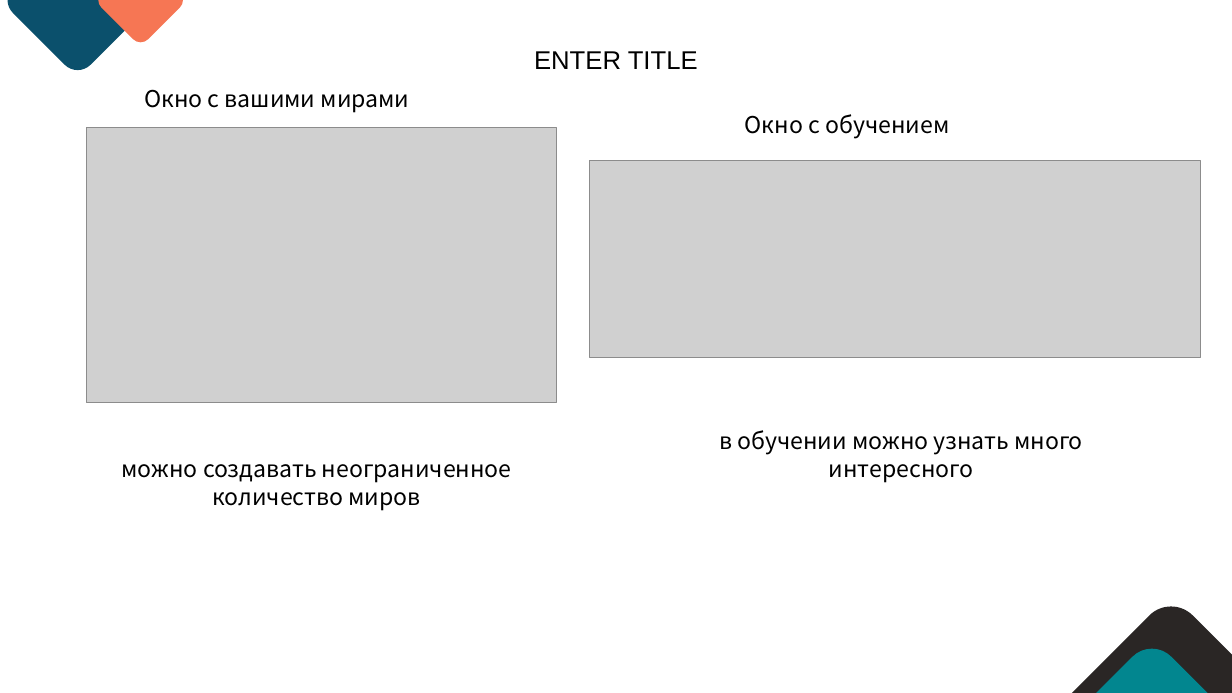
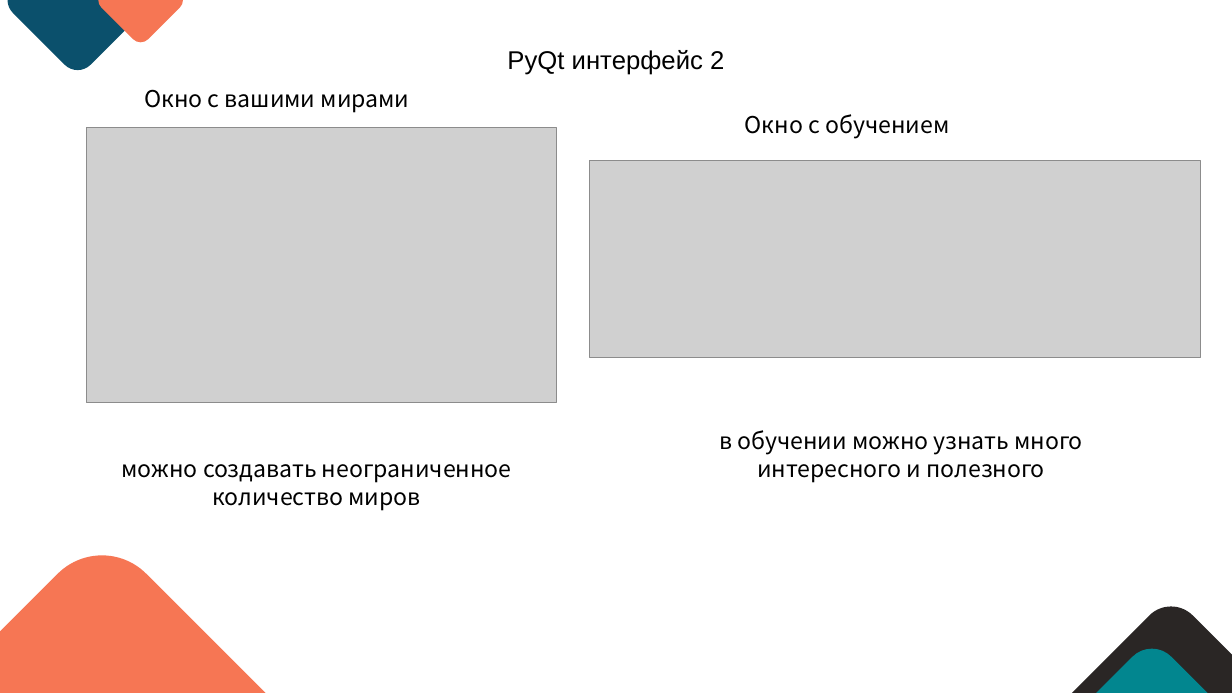
Before and after one commit to Listoker/starve_survival, a slide deck: slide 5 of проект starvesurvival.pptx (slide 4 before the commit). Drawn at 1232x693 pixels with LibreOffice and Linux fonts; fonts in the diff are those of the drawing; grey boxes stand for pictures. Boxes give left, top, right and bottom in pixels: in the first picture for what was removed or moved away, otherwise in the second. Text is boxed around its words. In the diff, an @@ line names an element or a change of style, - is before the commit and + after.

```diff
--- a/проект starvesurvival.pptx
+++ b/проект starvesurvival.pptx
@@ text at box(507, 50, 724, 75): text changed @@
-ENTER TITLE
+PyQt интерфейс 2
@@ text at box(719, 430, 1082, 483): text changed @@
-в обучении можно узнать много интересного
+в обучении можно узнать много интересного и полезного
@@ rounded rectangle added at box(0, 530, 367, 693), fill #F67654 @@
```
Also in this commit, not shown: 6 other slides changed, 4 slides added, 3 slides removed, 2 other files.
